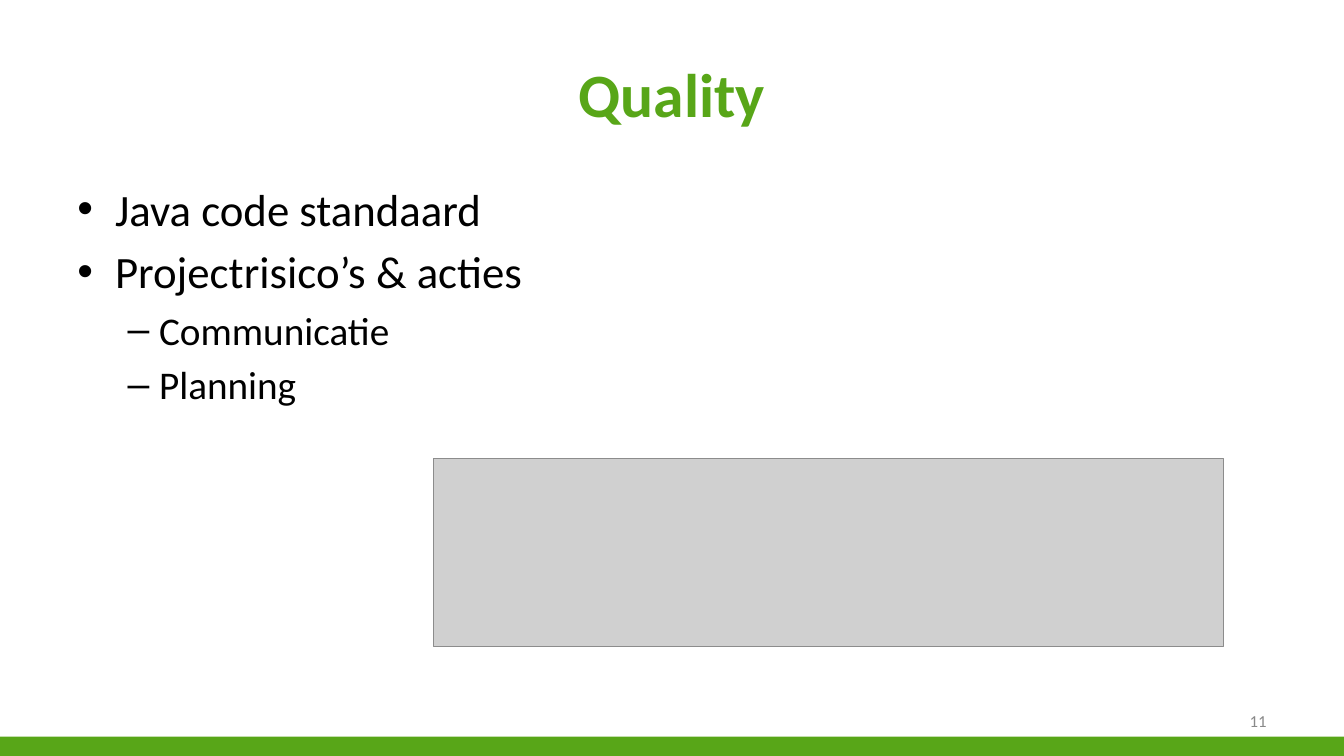
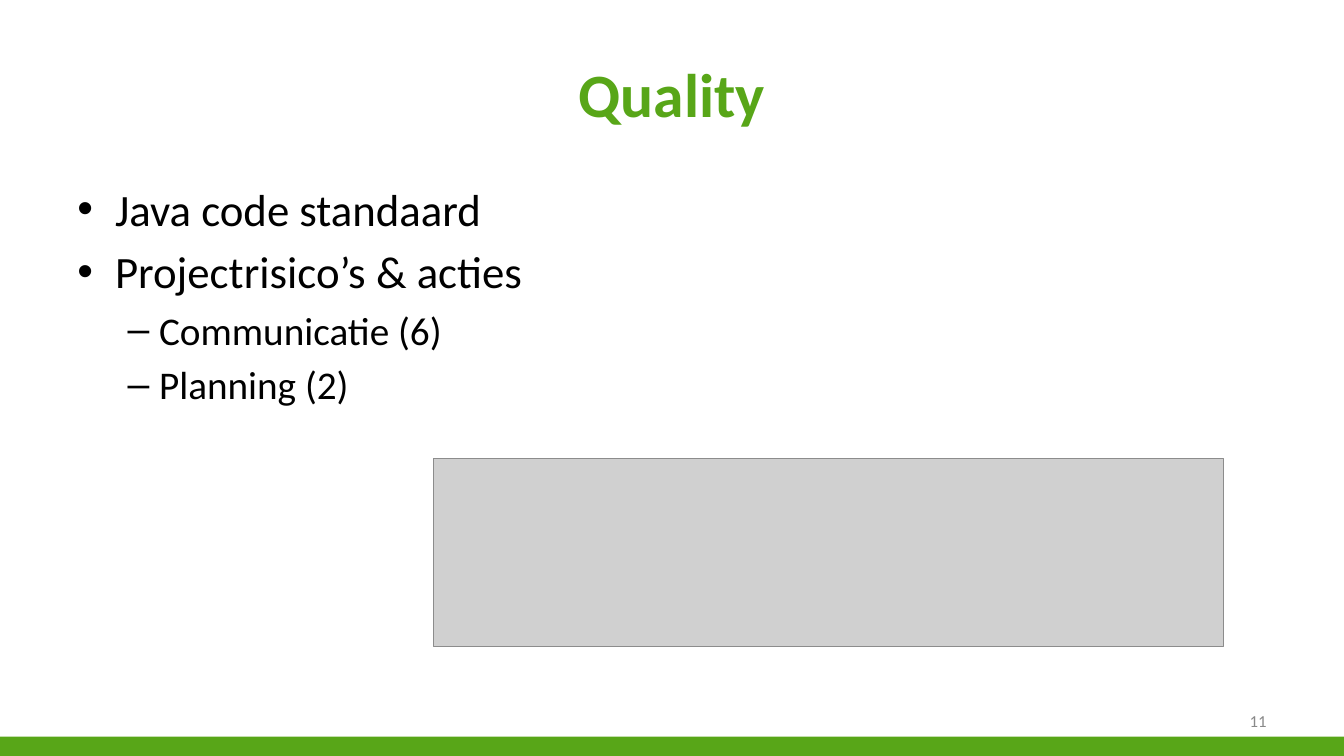
Before and after one commit to niekvandael/iTalent, a slide deck: slide 11 of italent/documents/Presentatie/Presentatie.pptx. Drawn at 1344x756 pixels with LibreOffice and Linux fonts; fonts in the diff are those of the drawing; grey boxes stand for pictures; background and template pictures are left out. Boxes give left, top, right and bottom in pixels: in the first picture for what was removed or moved away, otherwise in the second. Text is boxed around its words. In the diff, an @@ line names an element or a change of style, - is before the commit and + after.

```diff
--- a/italent/documents/Presentatie/Presentatie.pptx
+++ b/italent/documents/Presentatie/Presentatie.pptx
@@ text at box(159, 316, 442, 406): text changed @@
-  – Communicatie
-  – Planning
+  – Communicatie (6)
+  – Planning (2)
```
Also in this commit, not shown: 2 other slides changed.
